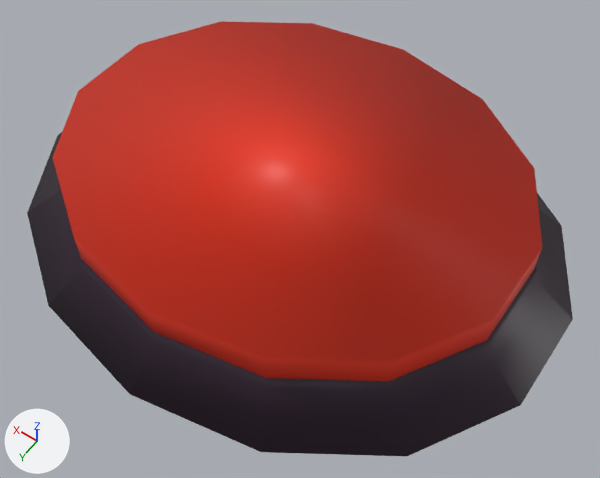
Renders of the FBX model 3D/Boton.fbx from each side of a commit.
Camera for both pictures: a camera (50 mm lens) standing at (-0.388, 0.547, 0.826) and looking at (-0.022, 0.034, 0.02). The axes (+X, +Y, +Z) are drawn at lower left. The lights are the same throughout.

The first picture shows 'Cilindro', 'Cilindro.001'.
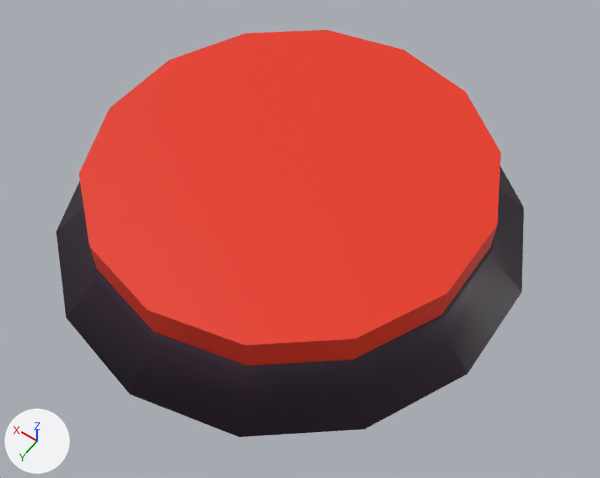
The change, as a list of edits to the scene's bpy script:
```text
Change me_cilindro_003:
    where me_cilindro_003.from_pydata(...)  # 28 vertices, 16 faces; spans x -0.298..0.298, y -0.256..0.256, z -0.03..-0.014
    used by ob_cilindro_001; location = (0.012, 0.003, 0.149); scale = (0.99, 0.99, 2.94)
    me_cilindro_003 part 1: edges marked sharp go from 0 to 28
Change ob_cilindro_001:
    ob_cilindro_001.scale: (0.99, 0.99, 2.94) -> (0.807, 0.99, 2.94)
Change ob_cilindro:
    ob_cilindro.scale: (1.0, 1.0, 1.0) -> (0.815, 1.0, 1.0)
```

Location of each change, [x1, y1, x2, y2] in pixels of the pictures (600 x 478 px):
'Cilindro.001', shading changed, rescaled (14% narrower, 6% shorter)
    before: [52, 22, 542, 381]
    after: [79, 30, 501, 366]
'Cilindro', rescaled
    before: [27, 132, 573, 456]
    after: [56, 166, 524, 437]
